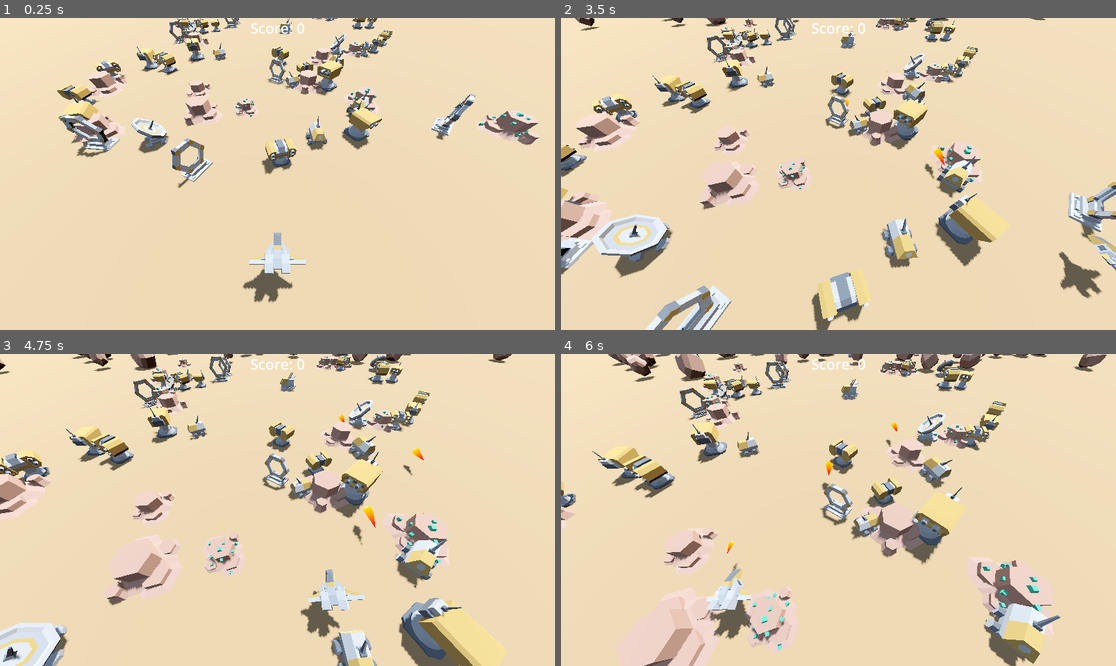
Above: before the commit, frames 1-4 (two rows, left to right).
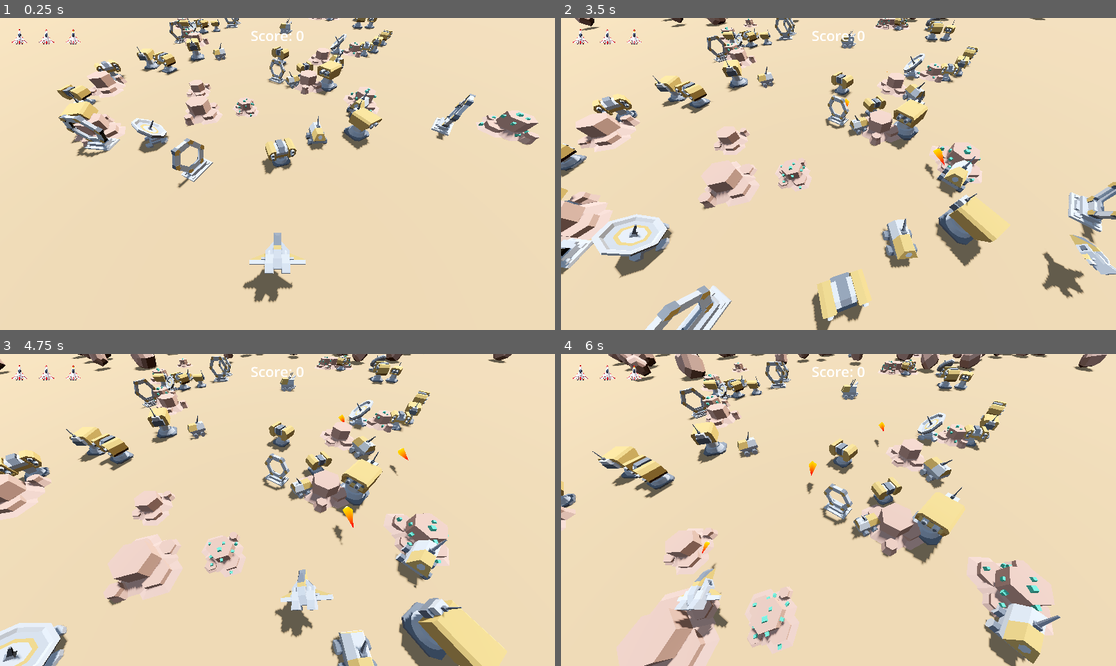
Above: after the commit, the same moments.

Repository: Stone-keep/3d_space_shooter
Game: Godot game, scene res://scenes/game.tscn
The game is run twice, just before and just after one commit, with the same random seed, the same clock (stepped at 60 frames per second) and the same inputs.
Inputs:
- Up to frame 1 (0.25 s): no input
- Up to frame 2 (3.5 s): hold D (right) 0.53-1.28 s; tap Space (shoot) every 0.75 s from 0.6 to 2.85 s; hold A (left) 1.28-2.03 s; hold D (right) from 2.03 s (still down)
- Up to frame 3 (4.75 s): release D (right) at 3.53 s; hold A (left) from 3.53 s (still down); tap Space (shoot) at 3.6, 4.35 s
- Up to frame 4 (6 s): tap Space (shoot) at 5.1, 5.85 s; release A (left) at 5.78 s; hold D (right) from 5.78 s (still down)

The runs differ from the first frame. In frame 1, 0.4% of the frame differs, in the area x 2-55%, y 1-9%; in frame 2, 1.8%; in frame 3, 2.5%; in frame 4, 2.6%, in the area x 2-61%, y 1-92%.

Commit message:
Scale HUD with window size

Diff:
--- a/scenes/game.tscn
+++ b/scenes/game.tscn
@@ -5,7 +5,9 @@
 [ext_resource type="PackedScene" uid="uid://bse8ad85s8nlm" path="res://scenes/laser.tscn" id="2_lbhrr"]
 [ext_resource type="PackedScene" uid="uid://cb8fj2hr1bh0m" path="res://scenes/meteor.tscn" id="3_iywne"]
 [ext_resource type="PackedScene" uid="uid://dbf4gy737ybql" path="res://scenes/obstacle.tscn" id="4_iywne"]
+[ext_resource type="Texture2D" uid="uid://bsp0d6o4g73uj" path="res://graphics/ui/ship_health_full_v4.png" id="5_u5sy4"]
 [ext_resource type="AudioStream" uid="uid://bfqmb1iu5vwef" path="res://audio/background_music.mp3" id="6_p57ef"]
+[ext_resource type="Script" uid="uid://cxfug5mxoiwlw" path="res://scenes/scripts/hud.gd" id="7_fy8bc"]
 
 [sub_resource type="ProceduralSkyMaterial" id="ProceduralSkyMaterial_uwrxv"]
 sky_horizon_color = Color(0.66224277, 0.6717428, 0.6867428, 1)
@@ -27,6 +29,9 @@
 material = SubResource("StandardMaterial3D_uwrxv")
 size = Vector2(400, 400)
 
+[sub_resource type="BoxShape3D" id="BoxShape3D_p57ef"]
+size = Vector3(0.43359375, 1.7158203, 2.019287)
+
 [node name="Game" type="Node3D" unique_id=649466922]
 script = ExtResource("1_yqjtg")
 laser_scene = ExtResource("2_lbhrr")
@@ -40,15 +45,45 @@
 anchor_left = 0.5
 anchor_right = 0.5
 grow_horizontal = 2
-theme_override_font_sizes/font_size = 50
 text = "Score: 0"
 
-[node name="WorldEnvironment" type="WorldEnvironment" parent="." unique_id=1534084086]
-environment = SubResource("Environment_lnu2h")
+[node name="Control" type="Control" parent="HUD" unique_id=2142531925]
+layout_mode = 3
+anchors_preset = 15
+anchor_right = 1.0
+anchor_bottom = 1.0
+grow_horizontal = 2
+grow_vertical = 2
+script = ExtResource("7_fy8bc")
+
+[node name="HBoxContainer" type="HBoxContainer" parent="HUD/Control" unique_id=1172182833]
+layout_mode = 1
+anchors_preset = -1
+
+[node name="HealthIcon1" type="TextureRect" parent="HUD/Control/HBoxContainer" unique_id=445325628]
+layout_mode = 2
+texture = ExtResource("5_u5sy4")
+expand_mode = 1
+stretch_mode = 5
+
+[node name="HealthIcon2" type="TextureRect" parent="HUD/Control/HBoxContainer" unique_id=1565423326]
+layout_mode = 2
+texture = ExtResource("5_u5sy4")
+expand_mode = 1
+stretch_mode = 5
+
+[node name="HealthIcon3" type="TextureRect" parent="HUD/Control/HBoxContainer" unique_id=1777545365]
+layout_mode = 2
+texture = ExtResource("5_u5sy4")
+expand_mode = 1
+stretch_mode = 5
 
 [node name="DirectionalLight3D" type="DirectionalLight3D" parent="." unique_id=1318714459]
 transform = Transform3D(-0.8660254, -0.43301278, 0.25, 0, 0.49999997, 0.86602545, -0.50000006, 0.75, -0.43301266, 0, 0, 0)
 shadow_enabled = true
+
+[node name="WorldEnvironment" type="WorldEnvironment" parent="DirectionalLight3D" unique_id=1534084086]
+environment = SubResource("Environment_lnu2h")
 
 [node name="Player" parent="." unique_id=346190635 instance=ExtResource("1_uwrxv")]
 
@@ -84,6 +119,22 @@
 volume_db = -5.0
 autoplay = true
 
+[node name="GameBorders" type="Node3D" parent="." unique_id=945812200]
+
+[node name="RightBorder" type="StaticBody3D" parent="GameBorders" unique_id=1254896735]
+transform = Transform3D(1, 0, 0, 0, 1, 0, 0, 0, 1, 13.914318, 0, 0)
+
+[node name="CollisionShape3D" type="CollisionShape3D" parent="GameBorders/RightBorder" unique_id=839914939]
+transform = Transform3D(1, 0, 0, 0, 1, 0, 0, 0, 1, 0, 0, -0.10668945)
+shape = SubResource("BoxShape3D_p57ef")
+
+[node name="LeftBorder" type="StaticBody3D" parent="GameBorders" unique_id=250985878]
+transform = Transform3D(1, 0, 0, 0, 1, 0, 0, 0, 1, -14.013126, 0, 0)
+
+[node name="CollisionShape3D" type="CollisionShape3D" parent="GameBorders/LeftBorder" unique_id=858711148]
+transform = Transform3D(1, 0, 0, 0, 1, 0, 0, 0, 1, 0, 0, -0.10668945)
+shape = SubResource("BoxShape3D_p57ef")
+
 [connection signal="shoot_laser" from="Player" to="." method="_on_player_shoot_laser"]
 [connection signal="timeout" from="Timers/MeteorTimer" to="." method="_on_meteor_timer_timeout"]
 [connection signal="timeout" from="Timers/ObstacleTimer" to="." method="_on_obstacle_timer_timeout"]
--- /dev/null
+++ b/scenes/global.tscn
@@ -0,0 +1,6 @@
+[gd_scene format=3 uid="uid://bwbi5vlh26ol4"]
+
+[ext_resource type="Script" uid="uid://7dgwavwuy7to" path="res://scenes/scripts/global.gd" id="1_4pk28"]
+
+[node name="Global" type="Node" unique_id=636189797]
+script = ExtResource("1_4pk28")
--- /dev/null
+++ b/scenes/scripts/global.gd
@@ -0,0 +1,11 @@
+extends Node
+
+
+# Called when the node enters the scene tree for the first time.
+func _ready() -> void:
+	pass # Replace with function body.
+
+
+# Called every frame. 'delta' is the elapsed time since the previous frame.
+func _process(delta: float) -> void:
+	pass
--- /dev/null
+++ b/scenes/scripts/hud.gd
@@ -0,0 +1,39 @@
+extends Control
+
+@export var min_icon_size := 32
+@export var max_icon_size := 96
+@export var min_score_font_size := 20
+@export var max_score_font_size := 64
+
+@onready var lives_container: HBoxContainer = $HBoxContainer
+@onready var score_label: Label = $"../ScoreLabel"
+
+
+func _ready() -> void:
+	resized.connect(_update_layout)
+	_update_layout()
+
+
+func _update_layout() -> void:
+	var viewport_size := get_viewport_rect().size
+	var short_side := minf(viewport_size.x, viewport_size.y)
+	var margin := roundi(clampf(short_side * 0.025, 12.0, 48.0))
+	var icon_size := roundi(clampf(short_side * 0.075, min_icon_size, max_icon_size))
+	var score_font_size := roundi(clampf(short_side * 0.045, min_score_font_size, max_score_font_size))
+
+	lives_container.scale = Vector2.ONE
+	lives_container.position = Vector2(margin, margin)
+	lives_container.add_theme_constant_override("separation", roundi(icon_size * 0.15))
+
+	for child in lives_container.get_children():
+		if child is TextureRect:
+			child.custom_minimum_size = Vector2(icon_size, icon_size)
+			child.size = child.custom_minimum_size
+
+	score_label.set_anchors_preset(Control.PRESET_TOP_WIDE)
+	score_label.offset_left = 0.0
+	score_label.offset_right = 0.0
+	score_label.offset_top = margin
+	score_label.offset_bottom = margin + score_font_size * 1.5
+	score_label.horizontal_alignment = HORIZONTAL_ALIGNMENT_CENTER
+	score_label.add_theme_font_size_override("font_size", score_font_size)
Binary file added: graphics/ui/ship_health_full_v4.png
Not shown, added: graphics/ui/ship_health_full_v4.png.import
Binary file added: graphics/ui/ship_health_lost_v4.png
Not shown, added: graphics/ui/ship_health_lost_v4.png.import
Not shown, added: scenes/scripts/global.gd.uid
Not shown, added: scenes/scripts/hud.gd.uid
